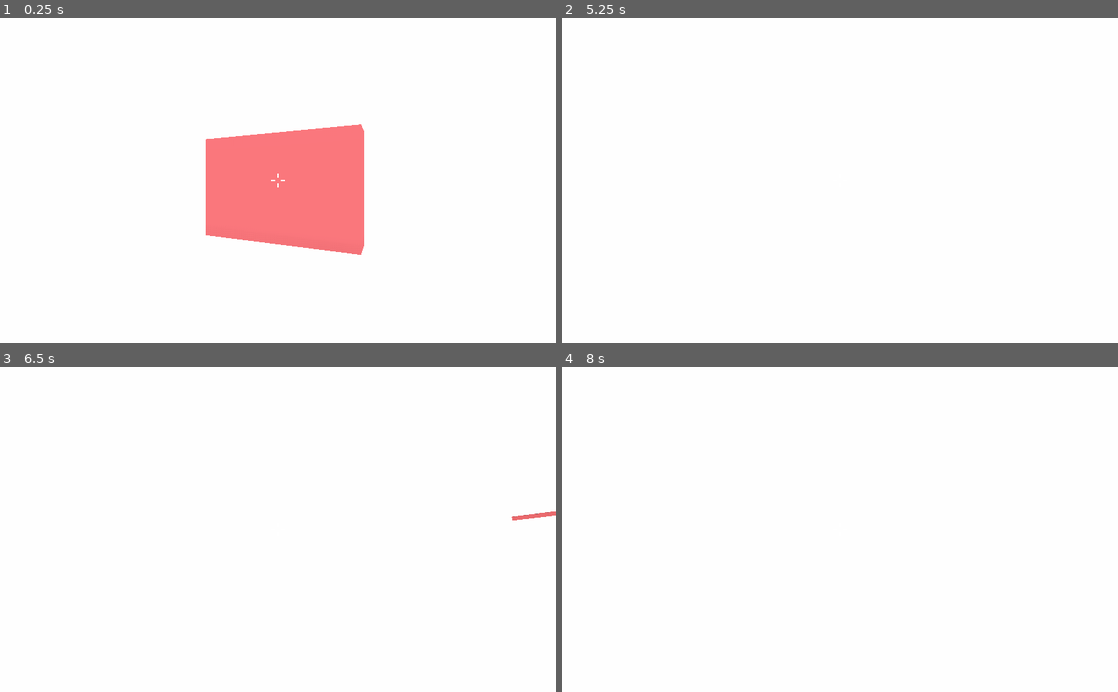
Above: before the commit, frames 1-4 (two rows, left to right).
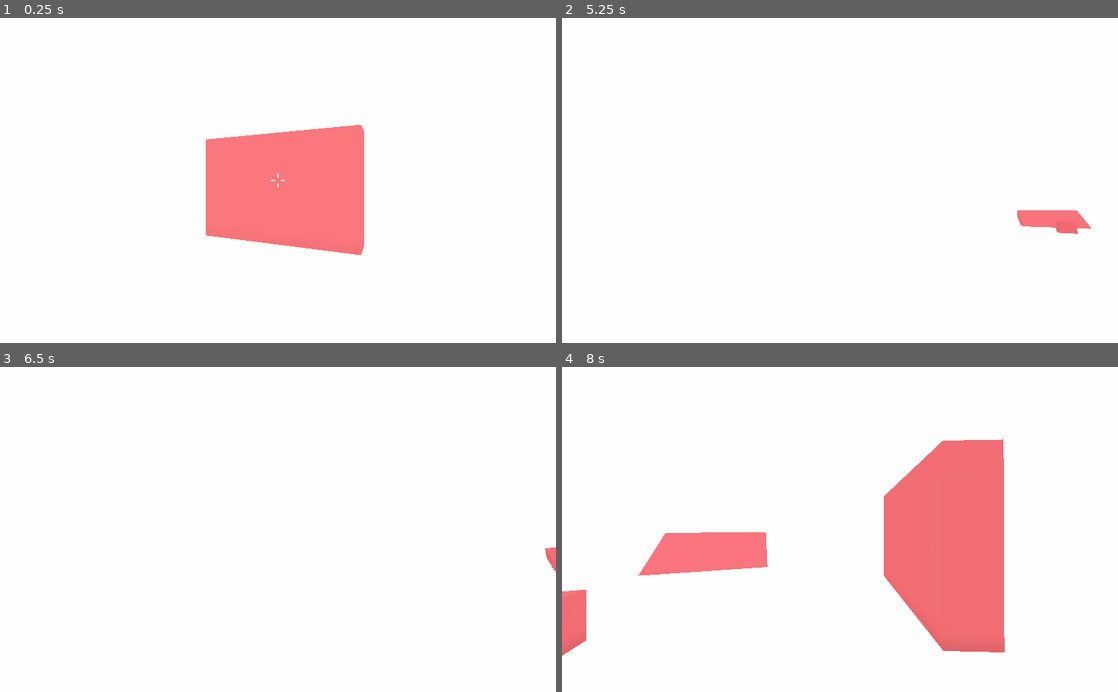
Above: after the commit, the same moments.

Repository: MilkAndBanana01/GODOT-FPS-Toolkit
Game: Godot game, scene res://World/World.tscn
Same seed, same stepped clock (60 frames per second), same inputs: the game is played once before the commit and once after it. A sky picture missing from this copy of the repository is replaced by a grey-blue gradient.
Inputs (mouse positions are in pixels of both pictures, inside the frame that each line leads up to):
- Up to frame 1 (0.25 s): no input
- Up to frame 2 (5.25 s): tap Enter at 0.5, 2, 3.5 s; move the mouse to (867, 180) at 0.52 s; hold Z (zoom) 0.53-1.28 s; hold W (move_forward) from 0.53 s (still down); tap Space (jump) at 0.77, 1.25, 1.52, 2.75, 3.02, 3.77, 4.25, 4.52 s; move the mouse to (812, 180) at 1.27 s; tap Z (zoom) at 1.35, 3.05, 4.35 s; move the mouse to (851, 174) at 2.02 s; hold Z (zoom) 2.03-2.78 s; tap Shift at 2.1 s; move the mouse to (834, 187) at 2.77 s; tap Ctrl at 2.85 s; move the mouse to (878, 183) at 3.52 s; hold Z (zoom) 3.53-4.28 s; tap E at 3.6 s; move the mouse to (795, 177) at 4.27 s; move the mouse to (845, 180) at 5.02 s; hold Z (zoom) from 5.03 s (still down)
- Up to frame 3 (6.5 s): move the mouse to (255, 523) at 5.77 s; release W (move_forward) at 5.78 s; release Z (zoom) at 5.78 s; hold D (move_right) from 5.78 s (still down); tap Shift at 5.85 s; tap Space (jump) at 6.02 s; tap Z (zoom) at 6.05 s
- Up to frame 4 (8 s): move the mouse to (867, 529) at 6.52 s; release D (move_right) at 6.53 s; hold Z (zoom) 6.53-7.28 s; hold W (move_forward) from 6.53 s (still down); tap Ctrl at 6.6 s; tap Space (jump) at 6.77, 7.52 s; move the mouse to (812, 529) at 7.27 s; tap E at 7.35 s; tap Z (zoom) at 7.55 s

The runs differ from the first frame. In frame 1, less than 0.1% of the frame differs, in the area x 37-66%, y 32-74%; in frame 2, 0.7%; in frame 3, 0.2%; in frame 4, 15%, in the area x 0-80%, y 22-89%.

Commit message:
added camera effects

Diff:
--- /dev/null
+++ b/GODOT FPS Toolkit (Godot 3.4)/Player/Camera/Camera Effects/Camera Tilt.gd
@@ -0,0 +1,10 @@
+extends Node
+
+export var enabled := true
+export var tilt_ammount := 5
+
+onready var head = Ap.player.get_node("Head")
+
+func _physics_process(delta: float) -> void:
+	if enabled:
+		head.rotation_degrees.z = lerp(head.rotation_degrees.z,-tilt_ammount * Ap.movement_settings.input.x,delta * 4)
--- /dev/null
+++ b/GODOT FPS Toolkit (Godot 3.4)/Player/Camera/Camera Effects/Dynamic FOV.gd
@@ -0,0 +1,23 @@
+extends Node
+
+export var enabled := true
+export var minimum_FOV := 0
+export var maximum_FOV := 0
+
+onready var camera = Ap.player.get_node("Head/Camera")
+
+
+func _ready() -> void:
+	if minimum_FOV == 0:
+		minimum_FOV = camera.fov
+		if Ap.camera_settings.custom_FOV != 0:
+			minimum_FOV = Ap.camera_settings.custom_FOV
+	if maximum_FOV == 0:
+		maximum_FOV = minimum_FOV + 10
+
+
+func _physics_process(delta: float) -> void:
+	if enabled:
+		var moving = bool(Ap.movement_settings.velocity.length())
+		if not Ap.camera_zooming.enable_zoom:
+			camera.fov = lerp(camera.fov,maximum_FOV if int(moving) > 0 else minimum_FOV, delta * 4)
--- a/GODOT FPS Toolkit (Godot 3.4)/Player/Camera/Camera Settings.gd
+++ b/GODOT FPS Toolkit (Godot 3.4)/Player/Camera/Camera Settings.gd
@@ -2,8 +2,10 @@
 
 export var enable := true
 export var mouse_sensitivity := 1.0
+export var custom_FOV := 0
 
 onready var head = Ap.player.get_node("Head")
+onready var camera = Ap.player.get_node("Head/Camera")
 
 func _enter_tree() -> void:
 	Ap.camera_settings = self
@@ -11,6 +13,7 @@
 func _ready() -> void:
 	if enable:
 		Input.set_mouse_mode(Input.MOUSE_MODE_CAPTURED)
+		camera.fov = custom_FOV if custom_FOV != 0 else 70
 
 func _input(event: InputEvent) -> void:
 	if event is InputEventKey:
--- a/GODOT FPS Toolkit (Godot 3.4)/Player/Camera/Zooming/Zooming.gd
+++ b/GODOT FPS Toolkit (Godot 3.4)/Player/Camera/Zooming/Zooming.gd
@@ -1,6 +1,6 @@
 extends Node
 
-export var zooming_enabled := false
+export var enabled := false
 export var toggle_mode := false
 export var zoom_fov := 5.0
 export var smoothing_enabled := true
@@ -21,10 +21,11 @@
 	Ap.camera_zooming = self
 
 func _input(_event) -> void:
-	if Input.is_action_just_pressed("zoom"):
+	if Input.is_action_just_pressed("zoom") and enabled:
 		zoomedIn = !zoomedIn
 
 func _physics_process(delta: float) -> void:
-	enable_zoom = (Input.is_action_pressed("zoom") and not toggle_mode) or (zoomedIn and toggle_mode)
-	camera.fov = lerp(camera.fov,zoom_fov if enable_zoom else current_fov,
-	delta * (10.1 - smoothing_amount) if smoothing_enabled else 1)
+	enable_zoom = enabled and (Input.is_action_pressed("zoom") and not toggle_mode) or (zoomedIn and toggle_mode)
+	if enable_zoom:
+		camera.fov = lerp(camera.fov,zoom_fov if enable_zoom else current_fov,
+		delta * (10.1 - smoothing_amount) if smoothing_enabled else 1)
--- a/GODOT FPS Toolkit (Godot 3.4)/Player/Movement/Gravity/Gravity.gd
+++ b/GODOT FPS Toolkit (Godot 3.4)/Player/Movement/Gravity/Gravity.gd
@@ -3,7 +3,7 @@
 export var enable := true
 export var gravity_rate := 1.0
 
-onready var check_floor = Ap.player.get_node("Check Floor")
+#onready var check_floor = Ap.player.get_node("Check Floor")
 
 var gravity : Vector3
 var snap : Vector3
@@ -18,7 +18,7 @@
 func _physics_process(delta: float) -> void:
 	if enable:
 		gravity = (gravity + (Vector3.DOWN * gravity_rate)) if snap == Vector3.ZERO else Vector3.ZERO
-		snap = -check_floor.get_collision_normal() if check_floor.is_colliding() else Vector3.ZERO
+		snap = -Ap.player.get_floor_normal() if Ap.player.is_on_floor() else Vector3.ZERO
 		if Input.is_action_just_pressed("jump") and jump_count < Ap.jumping.maximum_jumps:
 			jump_count += 1
 			snap = Vector3.ZERO
--- a/GODOT FPS Toolkit (Godot 3.4)/Player/Movement/Movement Settings.gd
+++ b/GODOT FPS Toolkit (Godot 3.4)/Player/Movement/Movement Settings.gd
@@ -1,17 +1,16 @@
 extends Node
 
+export var enabled := true
 export(int,"Retro","Modern") var style := 0
 export var movement_speed := 10.0
 export var movement_acceleration := 1.0
 export var enable_friction := false
 export var friction_rate := 1.0
 
-
-onready var check_floor = Ap.player.get_node("Check Floor")
 var input : Vector2
 var direction : Vector3
 var velocity : Vector3
-
+var snap : Vector3
 
 func _enter_tree() -> void:
 	Ap.movement_settings = self
@@ -39,9 +38,12 @@
 
 
 func _physics_process(delta: float) -> void:
-	movement_speed = movement_speed + Ap.mid_air_settings.custom_air_speed if Ap.mid_air_settings.enabled else movement_speed
-	movement_acceleration = movement_acceleration + Ap.mid_air_settings.custom_air_acceleration if Ap.mid_air_settings.enabled else movement_acceleration
-	if check_floor.is_colliding() or not Ap.gravity.enable or Ap.mid_air_settings.enable_air_movement:
-		update_direction()
-		retroMovement(movement_speed) if style == 0 else modernMovement(movement_speed,movement_acceleration,delta)
-	Ap.player.move_and_slide(velocity,Vector3.UP)
+	if enabled:
+		movement_speed = movement_speed + Ap.mid_air_settings.custom_air_speed if Ap.mid_air_settings.enabled else movement_speed
+		movement_acceleration = movement_acceleration + Ap.mid_air_settings.custom_air_acceleration if Ap.mid_air_settings.enabled else movement_acceleration
+		snap = -Ap.player.get_floor_normal() if Ap.player.is_on_floor() else Vector3.ZERO
+		if Ap.player.is_on_floor() or not Ap.gravity.enable or Ap.mid_air_settings.enable_air_movement:
+			update_direction()
+			retroMovement(movement_speed) if style == 0 else modernMovement(movement_speed,movement_acceleration,delta)
+		if Ap.player.is_on_floor() or Ap.mid_air_settings.enable_air_momentum or Ap.mid_air_settings.enable_air_movement:
+			Ap.player.move_and_slide_with_snap(velocity,snap,Vector3.UP)
--- a/GODOT FPS Toolkit (Godot 3.4)/Player/Sample Player/Player.tscn
+++ b/GODOT FPS Toolkit (Godot 3.4)/Player/Sample Player/Player.tscn
@@ -29,7 +29,3 @@
 current = true
 
 [node name="Debug Shape" parent="Head" instance=ExtResource( 1 )]
-
-[node name="Check Floor" type="RayCast" parent="."]
-enabled = true
-cast_to = Vector3( 0, -1.2, 0 )
--- a/GODOT FPS Toolkit (Godot 3.4)/World/World.tscn
+++ b/GODOT FPS Toolkit (Godot 3.4)/World/World.tscn
@@ -10,6 +10,8 @@
 [ext_resource path="res://Player/Movement/Jumping/Jumping.gd" type="Script" id=8]
 [ext_resource path="res://Player/Movement/Gravity/Gravity.gd" type="Script" id=9]
 [ext_resource path="res://Player/Movement/Gravity/Mid-Air Settings.gd" type="Script" id=10]
+[ext_resource path="res://Player/Camera/Camera Effects/Dynamic FOV.gd" type="Script" id=11]
+[ext_resource path="res://Player/Camera/Camera Effects/Camera Tilt.gd" type="Script" id=12]
 
 [sub_resource type="SpatialMaterial" id=1]
 albedo_color = Color( 0.615686, 0.164706, 0.164706, 1 )
@@ -50,7 +52,16 @@
 
 [node name="Zooming" type="Node" parent="Player/Camera Settings"]
 script = ExtResource( 5 )
-zooming_enabled = true
+enabled = true
+smoothing_amount = 10.0
+
+[node name="Camera Effects" type="Node" parent="Player/Camera Settings"]
+
+[node name="Dynamic FOV" type="Node" parent="Player/Camera Settings/Camera Effects"]
+script = ExtResource( 11 )
+
+[node name="Camera Tilt" type="Node" parent="Player/Camera Settings/Camera Effects"]
+script = ExtResource( 12 )
 
 [node name="Movement Settings" type="Node" parent="Player"]
 script = ExtResource( 6 )
@@ -58,6 +69,7 @@
 
 [node name="Gravity" type="Node" parent="Player/Movement Settings"]
 script = ExtResource( 9 )
+enable = false
 
 [node name="Mid-Air Settings" type="Node" parent="Player/Movement Settings/Gravity"]
 script = ExtResource( 10 )
Not shown: 1 places in GODOT FPS Toolkit (Godot 3.4)/World/World.tscn that only renumber resources
